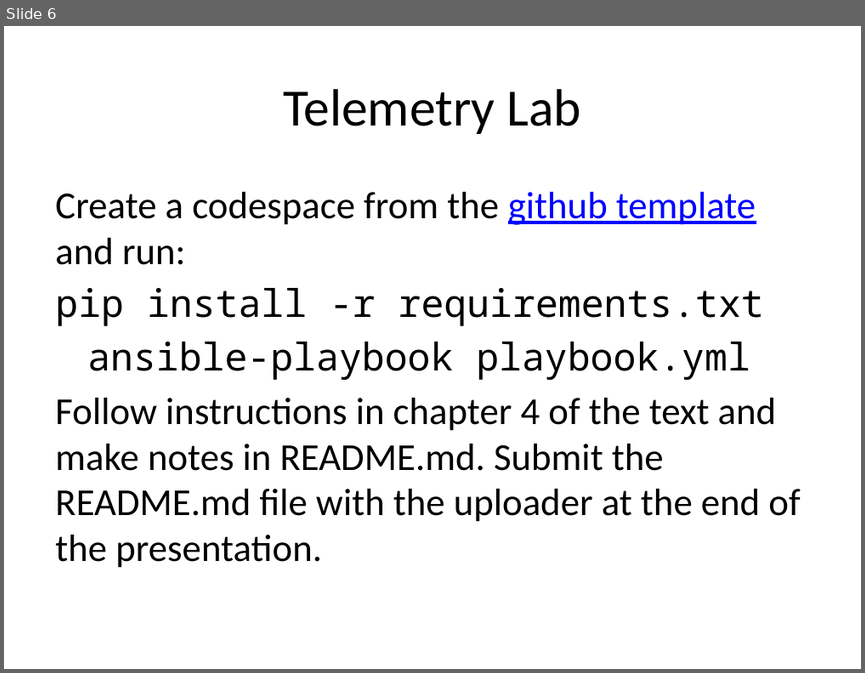
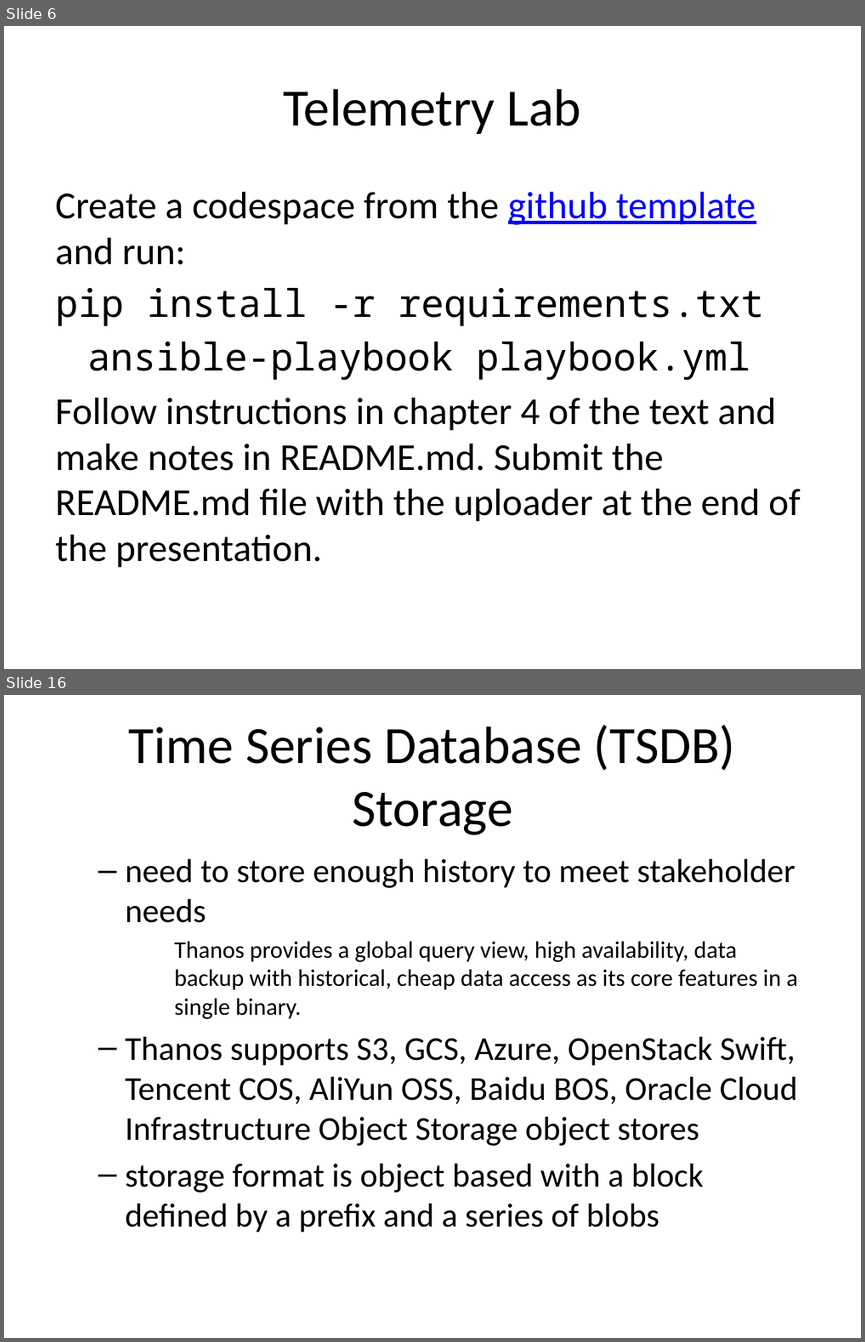
Before and after one commit to rhildred/INFO8985, a slide deck: telemetry/slides.pptx. Shown one above the other, each under a label of ours: slide 6 before the commit, slides 6 and 16 after it; the slides between them are not shown. The pictures are 865x673 and 865x1342 pixels, drawn with LibreOffice and Linux fonts; fonts in the diff are those of the drawing. Boxes give left, top, right and bottom in pixels: in the first picture for what was removed or moved away, otherwise in the second. Text is boxed around its words. In the diff, an @@ line names an element or a change of style, - is before the commit and + after.

```diff
--- a/telemetry/slides.pptx
+++ b/telemetry/slides.pptx
@@ slide 16 added at (4, 695, 861, 1338), background #FFFFFF @@
@@ title added at (128, 725, 736, 835), 44 pt, text #000000 @@
+Time Series Database (TSDB) Storage
@@ text added at (125, 858, 798, 1232), 28 pt, text #000000 @@
+  – need to store enough history to meet stakeholder needs
+Thanos provides a global query view, high availability, data backup with historical, cheap data access as its core features in a single binary.
+  – Thanos supports S3, GCS, Azure, OpenStack Swift, Tencent COS, AliYun OSS, Baidu BOS, Oracle Cloud Infrastructure Object Storage object stores
+  – storage format is object based with a block defined by a prefix and a series of blobs
```
Also in this commit, not shown: 13 other slides added, 17 other files.
